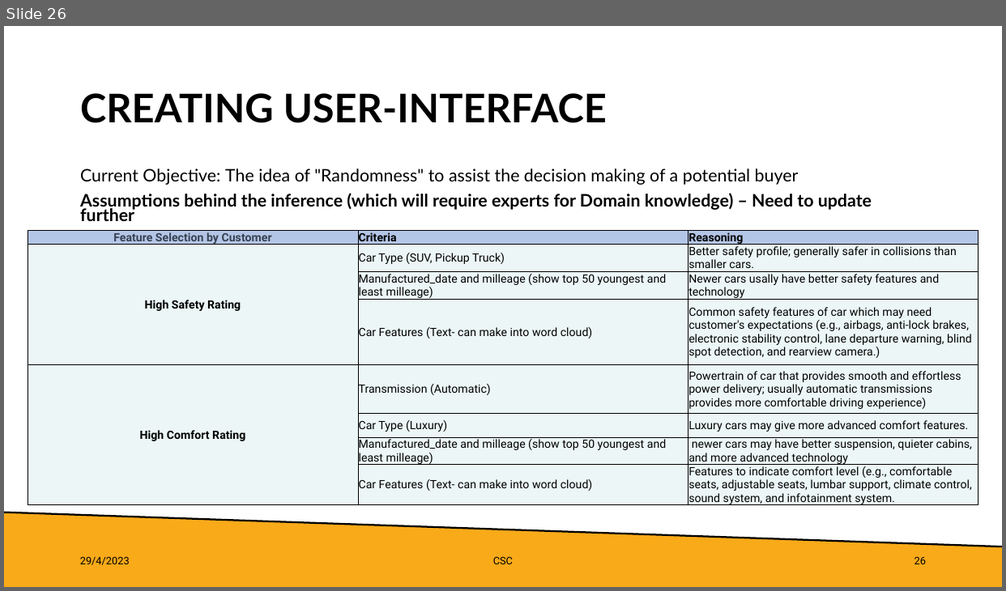
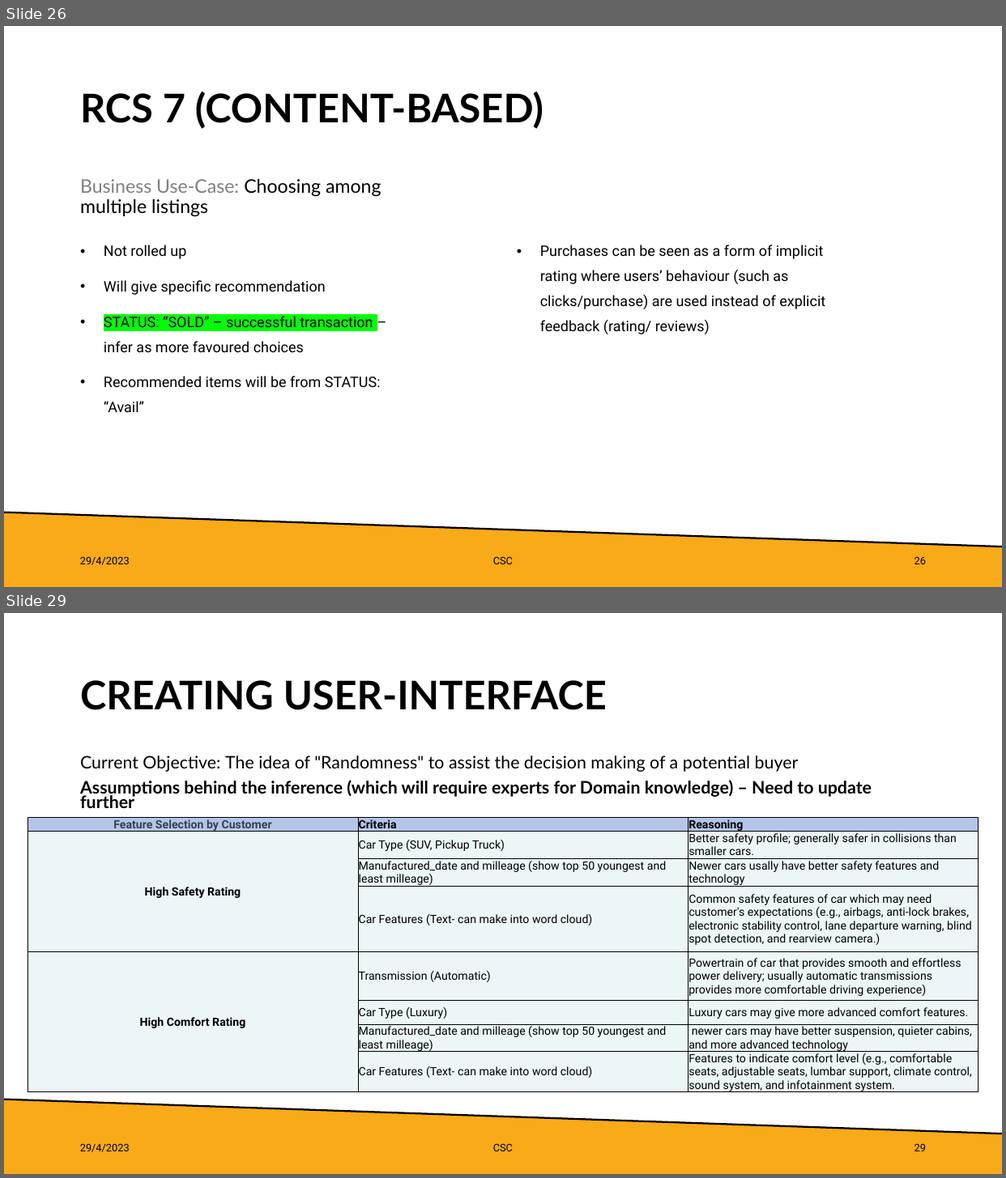
Before and after one commit to lkimhui/CarSmartConsultancy, a slide deck: BIG_DATA_PROCESSING_PresentationDeck.pptx. Shown one above the other, each under a label of ours: slide 26 before the commit, slides 26 and 29 after it; the slides between them are not shown. The pictures are 1006x591 and 1006x1178 pixels, drawn with LibreOffice and Linux fonts; fonts in the diff are those of the drawing. Boxes give left, top, right and bottom in pixels: in the first picture for what was removed or moved away, otherwise in the second. Text is boxed around its words. In the diff, an @@ line names an element or a change of style, - is before the commit and + after.

```diff
--- a/BIG_DATA_PROCESSING_PresentationDeck.pptx
+++ b/BIG_DATA_PROCESSING_PresentationDeck.pptx
@@ slide 26 added at [4,26,1002,587], background #FFFFFF; not listed: 2 template elements that a slide beside it also shows @@
@@ title added at [80,92,543,129], 38 pt, text #000000, bold @@
+RCS 7 (CONTENT-BASED)
@@ text added at [80,179,381,217], 18 pt, text #000000 @@
+Business Use-Case: Choosing among multiple listings
@@ text added at [104,245,381,412], 14 pt, text #000000 @@
+• Not rolled up
+• Will give specific recommendation
+• STATUS: “SOLD” – successful transaction – infer as more favoured choices
+• Recommended items will be from STATUS: “Avail”
@@ text added at [540,245,825,335], 14 pt, text #000000 @@
+• Purchases can be seen as a form of implicit rating where users’ behaviour (such as clicks/purchase) are used instead of explicit feedback (rating/ reviews)
@@ text added at [80,557,130,565], 10 pt, text #000000 @@
+29/4/2023
@@ text added at [493,557,513,565], 10 pt, text #000000 @@
+CSC
@@ page number added at [914,557,926,565], 10 pt, text #000000 @@
+26
@@ what was slide 26 is now slide 29 @@
@@ page number at [914,1144,926,1152]: text changed @@
-26
+29
```
Also in this commit, not shown: 11 slides changed, 2 other slides added.
